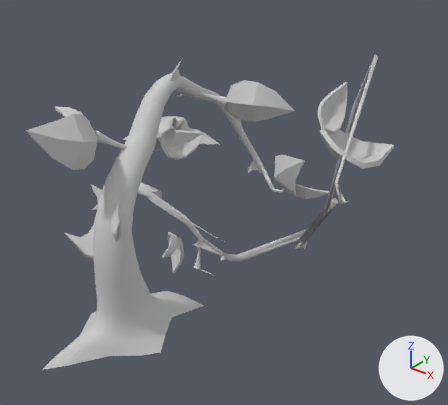
One commit to the FBX model Assets/Gfx/3D/Doors.FBX: the scene before it, then after it.
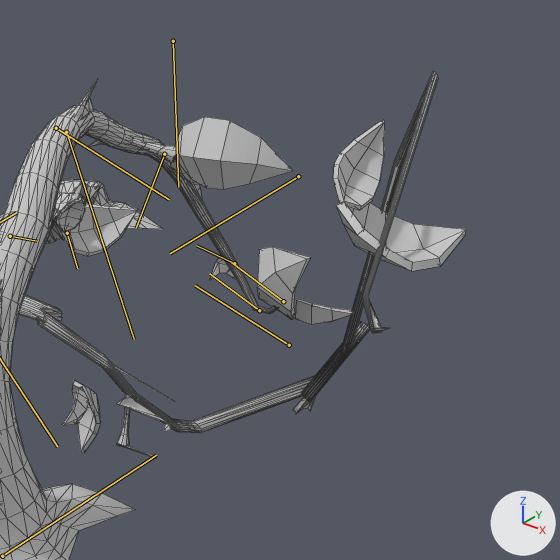
Each version appears first whole from a camera (50 mm lens) standing at (1.74, 1.43, 1.73) and looking at (-0.26, 3.94, 0.18), and next in a close-up on the part from 28% to 100% of the width and 3% to 83% of the height. Every picture has the same lights, and +X, +Y and +Z are marked at lower right. Both versions are drawn at frame 1 of the action 'Take 001'; the numbers are the values there. The bones that bend it are drawn over the model as lines in the close-ups. The close-ups show mesh edges as thin lines.

In view in the first close-up: 'Door_Vines_00', 'Door_Vines_01', 'Door_Vines_Leaves_00', 'Door_Vines_Leaves_01', 'Door_Vines_Spikes_00', 'Door_Vines_Spikes_01'.
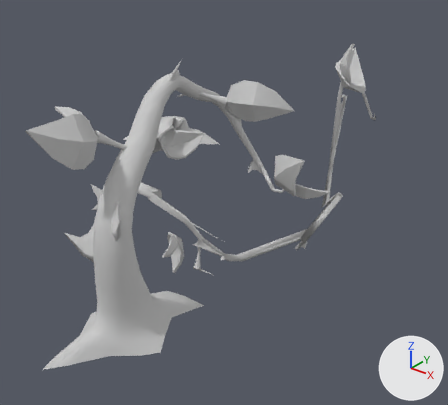
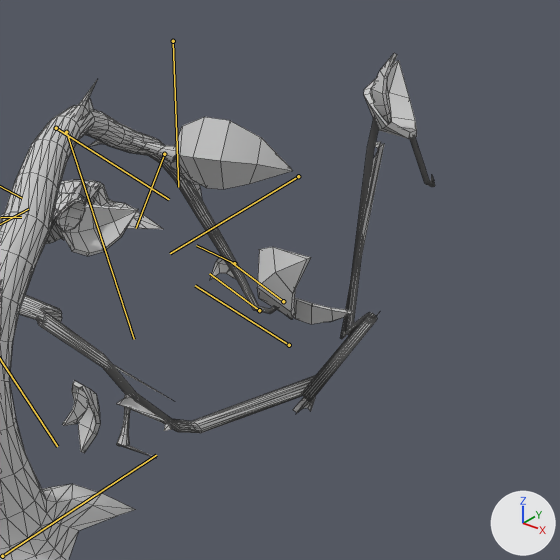
Edits to the scene script, one JSON object a line:
```json
{"block": "bone_bone012", "where": "bone_bone012 = bpy.data.objects['Door_01'].pose.bones['Bone012']  # child of 'Bone011'"}
{"op": "set", "path": "bone_bone012.rotation_quaternion", "old": "(0.668, -0.082, 0.381, 0.634)", "new": "(0.687, -0.349, 0.539, 0.34)", "note": "degrees (28, 38, 97) -> degrees (-33, 78, 26)"}
{"block": "bone_bone013", "where": "bone_bone013 = bpy.data.objects['Door_01'].pose.bones['Bone013']  # child of 'Bone012'"}
{"op": "set", "path": "bone_bone013.rotation_quaternion", "old": "(0.941, 0.22, -0.048, 0.252)", "new": "(0.936, 0.116, 0.241, 0.228)", "note": "degrees (23, -12, 28) -> degrees (21, 24, 32)"}
```

Location of each change, (x1, y1, x2, y2) in pixels of the close-ups (560 x 560 px):
```json
{"object": "Door_Vines_Leaves_01", "change": "posed", "before": [57, 119, 466, 453], "after": [57, 53, 417, 453], "on screen": "12% narrower, 20% taller"}
{"object": "Door_Vines_01", "change": "posed", "before": [0, 72, 438, 433], "after": [0, 119, 435, 433]}
{"object": "Door_Vines_Spikes_01", "change": "posed", "before": [25, 160, 401, 458], "after": [25, 142, 384, 458], "on screen": "6% taller"}
```
